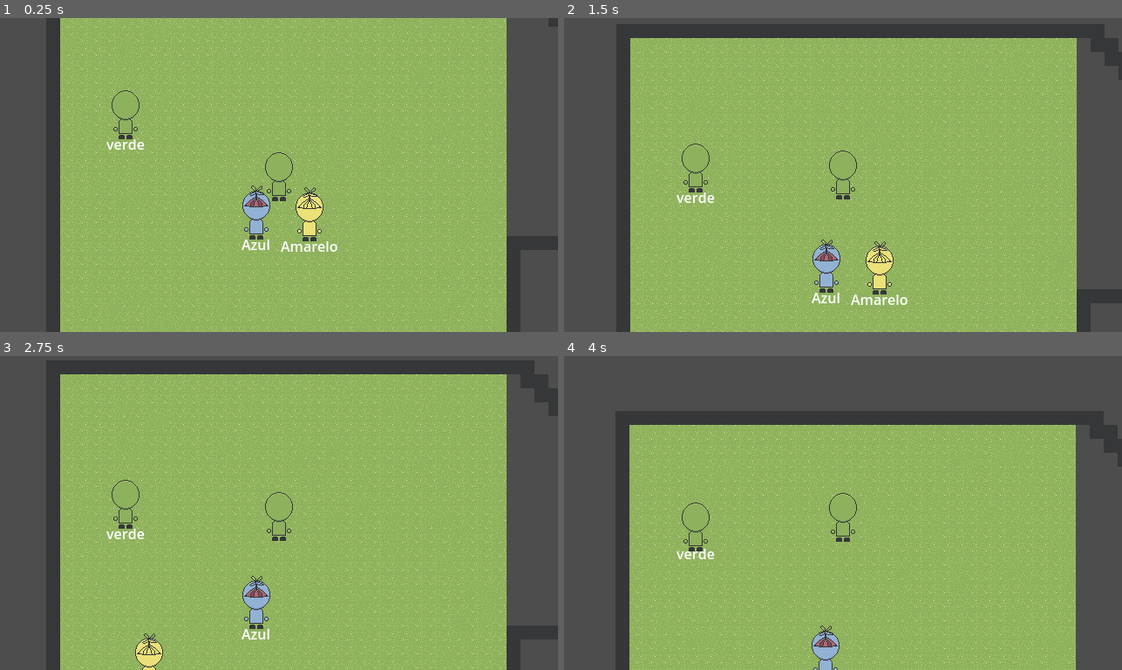
Above: before the commit, frames 1-4 (two rows, left to right).
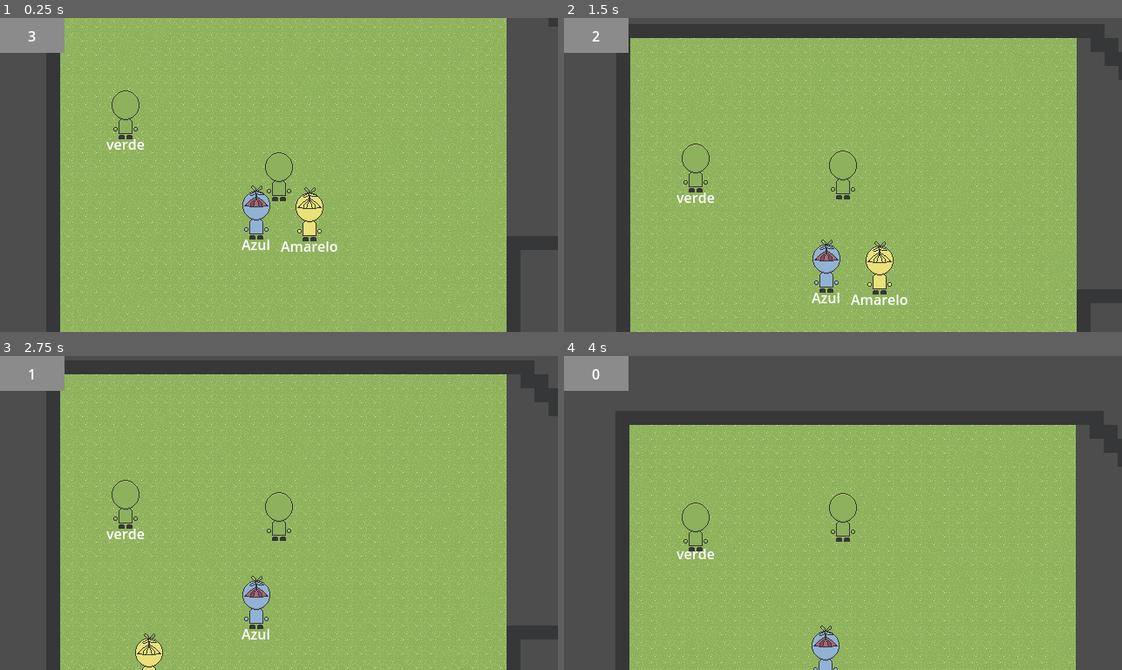
Above: after the commit, the same moments.

Repository: AugustoRemus/DetetiveGrafos
Game: Godot game, scene res://Scenes/DebugTeste/fase_debug.tscn
Same seed, same stepped clock (60 frames per second), same inputs: the game is played once before the commit and once after it.
Inputs (mouse positions are in pixels of both pictures, inside the frame that each line leads up to):
- Up to frame 1 (0.25 s): no input
- Up to frame 2 (1.5 s): move the mouse to (965, 159) at 0.52 s; hold W (up) 0.53-1.28 s; tap E (E) at 0.6 s; tap A (L) at 0.8, 1.35 s; move the mouse to (731, 190) at 1.27 s; hold S (down) from 1.28 s (still down)
- Up to frame 3 (2.75 s): tap D (R) at 1.55, 2.1 s; move the mouse to (334, 443) at 2.02 s; release S (down) at 2.03 s; hold W (up) from 2.03 s (still down); tap E (E) at 2.3 s
- Up to frame 4 (4 s): move the mouse to (815, 575) at 2.77 s; tap E (E) at 2.85 s; tap A (L) at 3.05, 3.6 s; move the mouse to (1010, 560) at 3.52 s; release W (up) at 3.53 s; hold S (down) from 3.53 s (still down); tap D (R) at 3.8 s

The runs differ from the first frame. In frame 1, 1.3% of the frame differs, in the area x 0-12%, y 0-12%; in frame 2, 1.3%; in frame 3, 1.3%; in frame 4, 1.3%.

Commit message:
timer iniciado

Diff:
--- a/detetivegrafos/Scenes/DebugTeste/fase_debug.tscn
+++ b/detetivegrafos/Scenes/DebugTeste/fase_debug.tscn
@@ -10,6 +10,7 @@
 [ext_resource type="Resource" uid="uid://b54b5ae8pdg2b" path="res://ResourcesNpcs/teste/testeVerde.tres" id="7_bfw4o"]
 [ext_resource type="Resource" uid="uid://be4yad5y2ibvs" path="res://ResourcesNpcs/hats/teste1.tres" id="7_lackq"]
 [ext_resource type="Resource" uid="uid://bhjd461g6ghjv" path="res://ResourcesNpcs/hats/teste2.tres" id="9_kjhp6"]
+[ext_resource type="PackedScene" uid="uid://bncy03thb73r8" path="res://Scenes/timer.tscn" id="11_ibreo"]
 
 [sub_resource type="TileSetAtlasSource" id="TileSetAtlasSource_dhdj0"]
 resource_name = "Grama1"
@@ -101,6 +102,10 @@
 nodoNPCs = NodePath("NPCs")
 scriptCriacaoGrafo = ExtResource("7_0odl8")
 
+[node name="timer" parent="." instance=ExtResource("11_ibreo")]
+tempo = 4.0
+metadata/_edit_use_anchors_ = true
+
 [node name="TileMap" type="TileMap" parent="."]
 position = Vector2(2, 0)
 tile_set = SubResource("TileSet_ywf2r")
--- /dev/null
+++ b/detetivegrafos/Scenes/timer.tscn
@@ -0,0 +1,30 @@
+[gd_scene load_steps=2 format=3 uid="uid://bncy03thb73r8"]
+
+[ext_resource type="Script" uid="uid://de1scqji2qvm6" path="res://Scripts/timer.gd" id="1_pvhx5"]
+
+[node name="timer" type="CanvasLayer" node_paths=PackedStringArray("labelTempo")]
+script = ExtResource("1_pvhx5")
+labelTempo = NodePath("ColorRect/Label")
+
+[node name="ColorRect" type="ColorRect" parent="."]
+offset_right = 74.0
+offset_bottom = 40.0
+color = Color(0.544974, 0.544974, 0.544974, 1)
+
+[node name="Label" type="Label" parent="ColorRect"]
+layout_mode = 1
+anchors_preset = 8
+anchor_left = 0.5
+anchor_top = 0.5
+anchor_right = 0.5
+anchor_bottom = 0.5
+offset_left = -31.0
+offset_top = -24.5
+offset_right = 31.0
+offset_bottom = 24.5
+grow_horizontal = 2
+grow_vertical = 2
+text = "tempo
+"
+horizontal_alignment = 1
+vertical_alignment = 1
--- /dev/null
+++ b/detetivegrafos/Scripts/timer.gd
@@ -0,0 +1,26 @@
+extends CanvasLayer
+
+@export var tempo: float
+
+signal acabouTempo
+
+
+var rodando = true
+
+@export var labelTempo: Label
+
+#ser um pouco mais perdoavel se pa
+func _process(delta: float) -> void:
+	if rodando:
+		tempo -= delta
+		labelTempo.text = str(int(tempo))
+		if tempo <= 0:
+			acabouTempo.emit()
+			rodando = false
+
+
+func pausar():
+	rodando = false
+
+func continuar():
+	rodando = true
Not shown: 1 places in detetivegrafos/Scenes/DebugTeste/fase_debug.tscn that only renumber resources
Not shown, added: detetivegrafos/Scripts/timer.gd.uid
